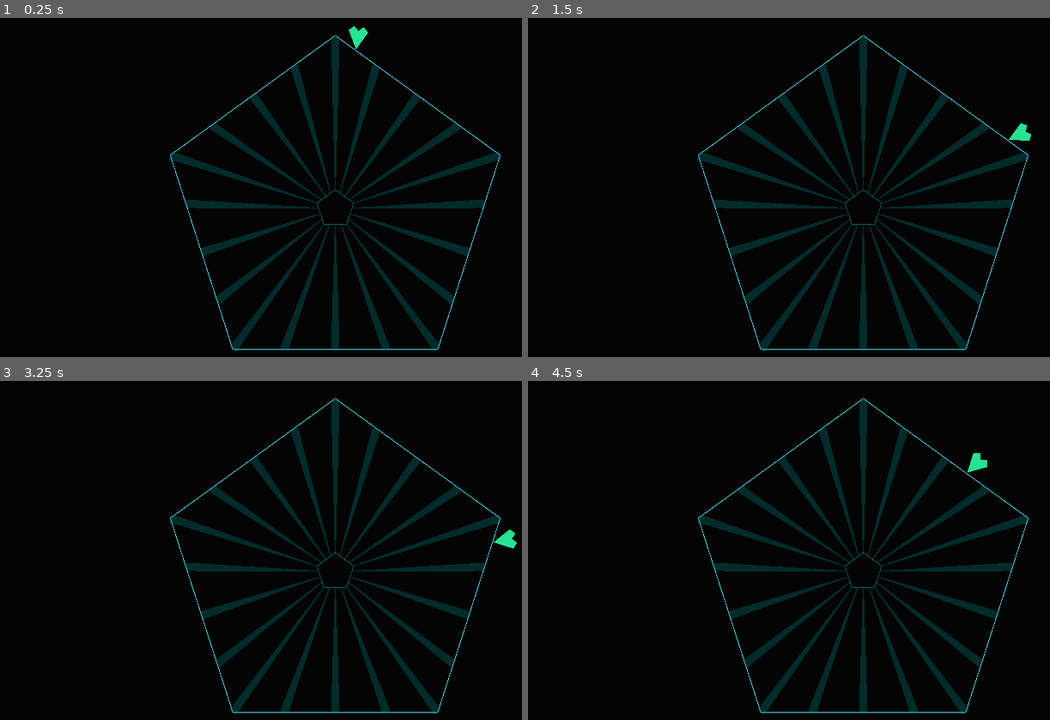
Above: before the commit, frames 1-4 (two rows, left to right).
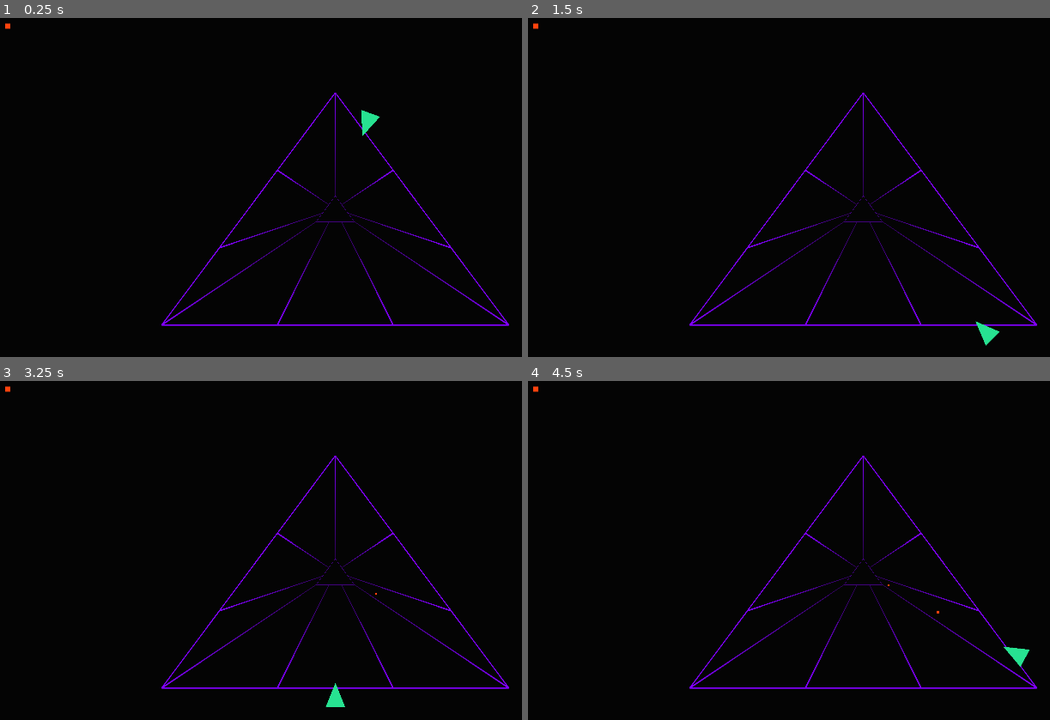
Above: after the commit, the same moments.

Repository: level1rogue/synth-tempest
Game: Godot game, scene res://scenes/root.tscn
The game is run twice, just before and just after one commit, with the same random seed, the same clock (stepped at 60 frames per second) and the same inputs.
Inputs:
- Up to frame 1 (0.25 s): no input
- Up to frame 2 (1.5 s): tap Enter at 0.5 s; hold D (move_right) 0.53-1.28 s; tap Space at 1.25 s; hold A (move_left) from 1.28 s (still down)
- Up to frame 3 (3.25 s): release A (move_left) at 2.03 s; hold D (move_right) from 2.03 s (still down)
- Up to frame 4 (4.5 s): release D (move_right) at 3.53 s; hold A (move_left) from 3.53 s (still down)

The runs differ from the first frame. In frame 1, 9.5% of the frame differs, in the area x 0-98%, y 1-99%; in frame 2, 9.5%; in frame 3, 9.4%; in frame 4, 9.5%.

Commit message:
Add global data, enemy mechanics, and scene updates
- Introduced global_data.gd for shared constants.
- Implemented enemy spawning and movement logic in enemy.gd.
- Updated player and level scripts to integrate enemy behavior.
- Modified scene files to include enemy instances and configurations.
- Adjusted lane_line and player properties for improved gameplay dynamics.

Diff:
--- /dev/null
+++ b/globals/global_data.gd
@@ -0,0 +1,9 @@
+extends Node
+class_name gdata
+
+# CONSTANTS
+
+# 1. COLORS
+
+var c_purple := Color("8200FF")
+var c_green := Color("15e993ff")
--- a/project.godot
+++ b/project.godot
@@ -14,6 +14,10 @@
 run/main_scene="uid://c6eee0usmte2o"
 config/features=PackedStringArray("4.5", "Forward Plus")
 config/icon="res://icon.svg"
+
+[autoload]
+
+GlobalData="*res://globals/global_data.gd"
 
 [display]
 
--- /dev/null
+++ b/scenes/enemy.tscn
@@ -0,0 +1,15 @@
+[gd_scene load_steps=3 format=3 uid="uid://wtqr1c2at1v1"]
+
+[ext_resource type="Script" uid="uid://b2l5pxlhfdwo" path="res://scripts/enemy.gd" id="1_7p1mj"]
+
+[sub_resource type="BoxMesh" id="BoxMesh_8tegq"]
+lightmap_size_hint = Vector2i(14, 21)
+
+[node name="Enemy" type="Node2D"]
+script = ExtResource("1_7p1mj")
+
+[node name="MeshInstance2D" type="MeshInstance2D" parent="."]
+modulate = Color(1, 0.2627451, 0.050980393, 1)
+position = Vector2(0, 7.1525574e-07)
+scale = Vector2(13.999999, 14.000001)
+mesh = SubResource("BoxMesh_8tegq")
--- a/scenes/lane_line.tscn
+++ b/scenes/lane_line.tscn
@@ -1,12 +1,17 @@
-[gd_scene load_steps=2 format=3 uid="uid://b61t8d5j1onmv"]
+[gd_scene load_steps=3 format=3 uid="uid://b61t8d5j1onmv"]
 
 [sub_resource type="Curve" id="Curve_2q6dc"]
 _limits = [0.9965503, 8.0, 0.0, 1.0]
-_data = [Vector2(0, 0.9965503), 0.0, 7.0034494, 0, 1, Vector2(1, 8), 7.0034494, 0.0, 1, 0]
+bake_resolution = 1000
+_data = [Vector2(0, 0.9965503), 0.0, 1.0162402, 0, 1, Vector2(1, 2.0127907), 1.0162402, 0.0, 1, 0]
 point_count = 2
+
+[sub_resource type="Gradient" id="Gradient_23m5k"]
+colors = PackedColorArray(0.3019608, 0.9019608, 1, 0.15686275, 0.3019608, 0.9019608, 1, 0.5882353)
 
 [node name="LaneLine" type="Line2D"]
 points = PackedVector2Array(288, 259, 604, 749)
-width = 3.0
+width = 2.0
 width_curve = SubResource("Curve_2q6dc")
 default_color = Color(0, 0.5764706, 0.5764706, 0.27058825)
+gradient = SubResource("Gradient_23m5k")
--- a/scenes/player.tscn
+++ b/scenes/player.tscn
@@ -17,7 +17,10 @@
 texture = ExtResource("2_g2els")
 
 [node name="Polygon2D" type="Polygon2D" parent="."]
-position = Vector2(0.5263176, 0)
-scale = Vector2(1.836, 1.203)
+position = Vector2(0.5263193, -4.9414897)
+scale = Vector2(1.836, 1.6147908)
 color = Color(0.1552169, 0.8882752, 0.5712483, 1)
-polygon = PackedVector2Array(-7.551725, 23, -15.413794, 12, -0.34482875, -31, 14.724136, 12, 6.8620677, 23, -0.34482875, 13)
+texture_offset = Vector2(13.2, 0)
+texture_scale = Vector2(4.06, 4.06)
+texture_rotation = -1.5707964
+polygon = PackedVector2Array(-15, 11.73, 0, -31, 15, 11.73)
--- a/scenes/root.tscn
+++ b/scenes/root.tscn
@@ -1,8 +1,9 @@
-[gd_scene load_steps=5 format=3 uid="uid://c6eee0usmte2o"]
+[gd_scene load_steps=6 format=3 uid="uid://c6eee0usmte2o"]
 
 [ext_resource type="PackedScene" uid="uid://bdc34kseudnu" path="res://scenes/level.tscn" id="1_j5px3"]
 [ext_resource type="Script" uid="uid://dg2ksyolimhl7" path="res://scripts/root.gd" id="1_lrqlo"]
 [ext_resource type="PackedScene" uid="uid://dossaoovpr3yp" path="res://scenes/player.tscn" id="3_sqa0i"]
+[ext_resource type="PackedScene" uid="uid://wtqr1c2at1v1" path="res://scenes/enemy.tscn" id="4_sqa0i"]
 
 [sub_resource type="QuadMesh" id="QuadMesh_vho56"]
 
@@ -18,3 +19,6 @@
 [node name="Level" parent="." instance=ExtResource("1_j5px3")]
 
 [node name="Player" parent="." instance=ExtResource("3_sqa0i")]
+
+[node name="Enemy" parent="." instance=ExtResource("4_sqa0i")]
+position = Vector2(43, 28)
--- /dev/null
+++ b/scripts/enemy.gd
@@ -0,0 +1,61 @@
+extends Node2D
+
+@export var far_speed: float = 60.0
+@export var near_speed: float = 220.0
+@export var far_scale: float = 0.35
+@export var near_scale: float = 1.0
+@export var perspective_ease: float = 1.6  # >1 accelerates near player
+
+var level: Node
+var lane_index: int = 0
+var _dir: Vector2 = Vector2.ZERO
+var _inner: Vector2 = Vector2.ZERO
+var _outer: Vector2 = Vector2.ZERO
+var _length: float = 1.0
+
+func initialize(level_ref: Node, lane_idx: int) -> void:
+	level = level_ref
+	lane_index = lane_idx
+
+	# Pull mid-edge geometry between consecutive lanes (like Player path)
+	var count: int = level.get_lane_count()
+	var i_next: int = (lane_index + 1) % count
+	var inner_mid: Vector2 = level.inner_points[lane_index].lerp(level.inner_points[i_next], 0.5)
+	var outer_mid: Vector2 = level.outer_points[lane_index].lerp(level.outer_points[i_next], 0.5)
+	_inner = inner_mid
+	_outer = outer_mid
+	_dir = (_outer - _inner).normalized()
+	_length = (_outer - _inner).length()
+
+	# Start near the center, projected onto this mid-edge radial so we stay on-line
+	var center: Vector2 = level.screen_center
+	var t_line := (_dir.dot(center - _inner))
+	var start_pos := _inner + _dir * t_line
+	# Clamp to at least inner point so enemies always emerge outward
+	if _dir.dot(start_pos - _inner) < 0.0:
+		start_pos = _inner
+	position = start_pos
+	# Set initial scale based on initial t
+	var traveled0 := _dir.dot(position - _inner)
+	var t0 = clamp(traveled0 / _length, 0.0, 1.0)
+	var ease_t0 := pow(t0, perspective_ease)
+	var s0 = lerp(far_scale, near_scale, ease_t0)
+	scale = Vector2.ONE * s0
+
+func _process(delta: float) -> void:
+	if level == null:
+		return
+	# Compute progress along lane before moving
+	var traveled := _dir.dot(position - _inner)
+	var t = clamp(traveled / _length, 0.0, 1.0)
+	var ease_t := pow(t, perspective_ease)
+	# Update visual scale
+	var s = lerp(far_scale, near_scale, ease_t)
+	scale = Vector2.ONE * s
+	# Move with perspective speed
+	var current_speed = lerp(far_speed, near_speed, ease_t)
+	position += _dir * current_speed * delta
+	# Despawn after we pass beyond the outer ring
+	traveled = _dir.dot(position - _inner)
+	if traveled >= _length + 4.0:
+		queue_free()
--- a/scripts/level.gd
+++ b/scripts/level.gd
@@ -1,7 +1,7 @@
 extends Node2D
 
-@export var shape_name: String = "pentagon"
-@export var segments_per_edge: int = 4        # lanes per original edge
+@export var shape_name: String = "triangle"
+@export var segments_per_edge: int = 3        # lanes per original edge
 @export var inner_ratio: float = 0.05         # inner ring size (of min dimension)
 @export var outer_ratio: float = 0.45         # outer ring size (of min dimension)
 
@@ -12,24 +12,41 @@
 var inner_line: Line2D
 var outer_line: Line2D
 var lanes_container: Node2D
+var enemies_container: Node2D
+var enemy_timer: Timer
+var enemy_scene: PackedScene = preload("res://scenes/enemy.tscn")
 
 var screen_center := Vector2(0,0)
 var lane_line_scene: PackedScene = preload("res://scenes/lane_line.tscn")
+var rng := RandomNumberGenerator.new()
 
 func _ensure_lines():
 		if inner_line == null:
 				inner_line = Line2D.new()
-				inner_line.width = 2.0
-				inner_line.default_color = Color(0.0, 0.369, 0.42, 1.0)  # inner ring color
+				inner_line.width = 1.0
+				inner_line.default_color = GlobalData.c_purple  # inner ring color
+				inner_line.default_color.a = 0.5
 				add_child(inner_line)
 		if outer_line == null:
 				outer_line = Line2D.new()
-				outer_line.width = 2.0
-				outer_line.default_color = Color(0.3, 0.9, 1.0)  # outer ring color
+				outer_line.width = 3.0
+				outer_line.default_color = GlobalData.c_purple # outer ring color
 				add_child(outer_line)
 		if lanes_container == null:
 				lanes_container = Node2D.new()
 				add_child(lanes_container)
+		# Ensure enemies container and timer
+		if enemies_container == null:
+				enemies_container = Node2D.new()
+				enemies_container.name = "Enemies"
+				add_child(enemies_container)
+		if enemy_timer == null:
+				enemy_timer = Timer.new()
+				enemy_timer.wait_time = 2.0
+				enemy_timer.one_shot = false
+				enemy_timer.autostart = true
+				add_child(enemy_timer)
+				enemy_timer.timeout.connect(_on_enemy_timer_timeout)
 
 
 
@@ -43,10 +60,14 @@
 # Called when the node enters the scene tree for the first time.
 func _ready() -> void:
 	screen_center = get_viewport_rect().size * 0.5
+	rng.randomize()
 	_ensure_lines()
 	build_tube()
 
 	get_viewport().size_changed.connect(recalc_on_resize)
+	# Start enemy spawning after initial tube build
+	if enemy_timer:
+		enemy_timer.start()
 
 func recalc_on_resize():
 		screen_center = get_viewport_rect().size * 0.5
@@ -94,10 +115,16 @@
 			var spoke: Line2D = lane_line_scene.instantiate()
 			if spoke == null:
 				continue
+			spoke.gradient.colors = PackedColorArray([Color(GlobalData.c_purple, 0.3), Color(GlobalData.c_purple)])
 			spoke.clear_points()
 			spoke.add_point(inner_points[i])
 			spoke.add_point(outer_points[i])
+			spoke.width_curve.set_point_value(0, 1)
+			spoke.width_curve.set_point_value(1, 2)
 			lanes_container.add_child(spoke)
+
+	# Optionally clear enemies on rebuild (keep existing by default)
+	# If geometry changes, you may want to reposition enemies.
 
 # Returns a point along the radial lane i from inner (t=0) to outer (t=1)
 func get_radial_position(index: int, t: float) -> Vector2:
@@ -114,3 +141,20 @@
 	if inner_points.is_empty():
 		return Vector2.UP
 	return (outer_points[i] - inner_points[i]).normalized()
+
+# Spawning ------------------------------------------------------------
+func _on_enemy_timer_timeout() -> void:
+	if inner_points.is_empty():
+		return
+	var lane_count = get_lane_count()
+	if lane_count <= 0:
+		return
+	var lane_index = rng.randi_range(0, lane_count - 1)
+	var enemy = enemy_scene.instantiate()
+	if enemy == null:
+		return
+	# Add to enemies container
+	enemies_container.add_child(enemy)
+	# Initialize enemy to move along chosen lane towards outer ring
+	if enemy.has_method("initialize"):
+		enemy.initialize(self, lane_index)
--- a/scripts/player.gd
+++ b/scripts/player.gd
@@ -5,21 +5,27 @@
 const OFFSET_DISTANCE = 40.0  # Distance to offset player from the lane
 
 @export var radial_t: float = 1.0  # 0 = inner ring, 1 = outer ring (along tube depth)
+@export var perspective_amount: float = 0.3  # How much to skew the polygon (0 = none, 1 = extreme)
 
 var lane_index := 0
 var move_cooldown := 0.0
 var is_clockwise := true
 var level
+var polygon_2d: Polygon2D
+var original_polygon_points: PackedVector2Array = []
 
 func say_hi(name):
 	print("Hi, ", name)
 
 func _ready() -> void:
 	level = $"../Level"
+	polygon_2d = $Polygon2D
+	original_polygon_points = polygon_2d.polygon.duplicate()
 	# Determine polygon winding once using outer ring
 	is_clockwise = _compute_clockwise(level.outer_points)
 	update_rotation()
 	update_position()
+	#update_polygon_perspective()
 	print(position)
 
 func _compute_clockwise(points: Array) -> bool:
@@ -53,6 +59,36 @@
 	# Add PI/2 because sprite points up by default, not right
 	rotation = inward.angle() + PI / 2.0
 
+func update_polygon_perspective() -> void:
+	# Apply perspective skew to align the back parallel to the polygon edge
+	var transformed_points: PackedVector2Array = []
+
+	# Get the direction of the polygon edge the ship is on
+	var count = level.get_lane_count()
+	var i_next = (lane_index + 1) % count
+	var inner_mid = level.inner_points[lane_index].lerp(level.inner_points[i_next], 0.5)
+	var outer_mid = level.outer_points[lane_index].lerp(level.outer_points[i_next], 0.5)
+
+	# Edge direction - this is what the ship's base should align with
+	var edge_direction = (level.inner_points[i_next] - level.inner_points[lane_index]).normalized()
+
+	# Calculate the rotation angle needed to align the local X axis with the edge direction
+	var local_right = Vector2(1, 0)  # Default right direction
+	var angle_to_edge = local_right.angle_to(edge_direction)
+	var shear_amount = tan(angle_to_edge) * perspective_amount
+
+	for i in original_polygon_points.size():
+		var point = original_polygon_points[i]
+
+		if i == 1:  # The nose point - keep it as is
+			transformed_points.append(point)
+		else:  # Base points (0 and 2) - apply shear to align with edge
+			# Shear to tilt the base parallel to the polygon edge
+			var sheared = Vector2(point.x, point.y + point.x * shear_amount)
+			transformed_points.append(sheared)
+
+	polygon_2d.polygon = transformed_points
+
 func _physics_process(delta: float) -> void:
 	move_cooldown -= delta
 
@@ -60,10 +96,12 @@
 		lane_index = (lane_index + 1) % level.get_lane_count()
 		update_rotation()
 		update_position()
+		#update_polygon_perspective()
 		move_cooldown = 10.0 / SPEED
 
 	if Input.is_action_pressed("move_left") and move_cooldown <= 0:
 		lane_index = (lane_index - 1 + level.get_lane_count()) % level.get_lane_count()
 		update_rotation()
 		update_position()
+		#update_polygon_perspective()
 		move_cooldown = 10.0 / SPEED
Not shown, added: globals/global_data.gd.uid
Not shown, added: scripts/enemy.gd.uid
